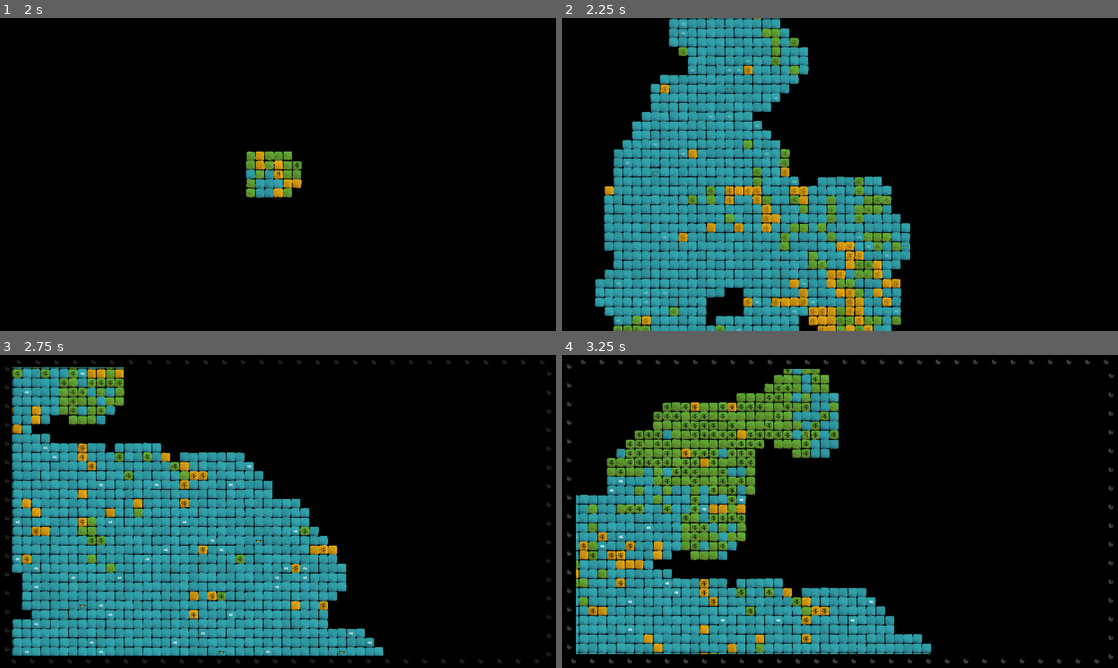
Above: before the commit, frames 1-4 (two rows, left to right).
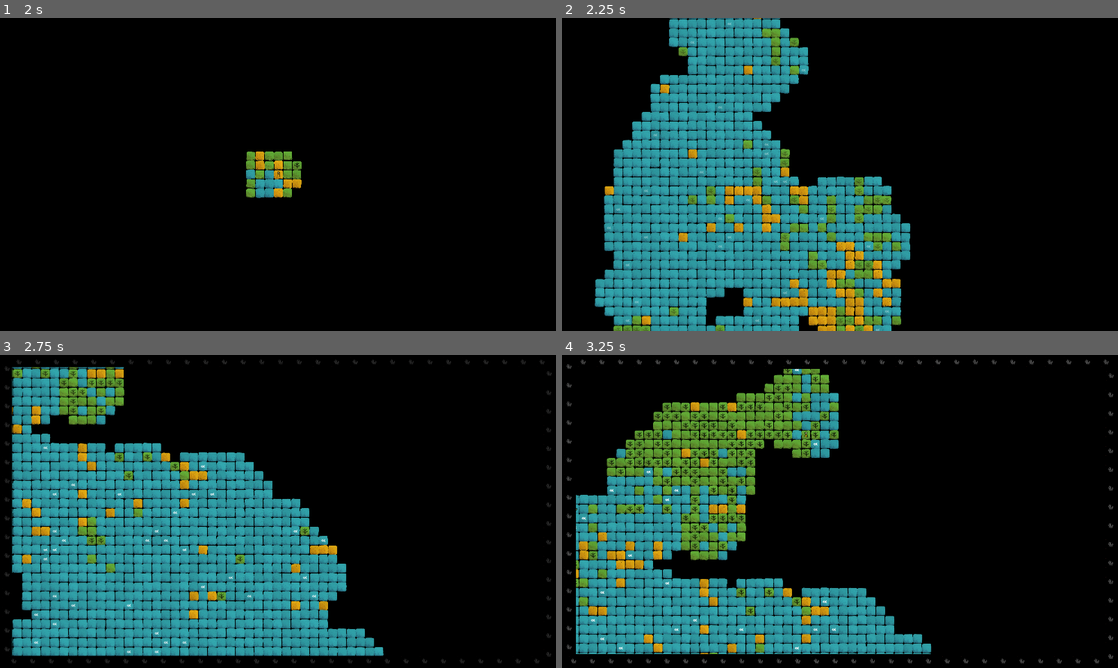
Above: after the commit, the same moments.

Repository: arrayewhy/Worlds
Game: Godot game, scene res://Scenes/Main.tscn
The game is run twice, just before and just after one commit, with the same random seed, the same clock (stepped at 60 frames per second) and the same inputs.
Inputs (mouse positions are in pixels of both pictures, inside the frame that each line leads up to):
- Up to frame 1 (2 s): tap Enter (Enter) at 0.5, 0.6 s; move the mouse to (400, 158) at 0.52 s; hold D (Right) 0.53-1.25 s; click (400, 158) at 0.67 s; drag from (166, 190) to (250, 237) at 1.27 s
- Up to frame 2 (2.25 s): move the mouse to (895, 105) at 2.02 s; hold D (Right) from 2.03 s (still down); hold 1 (One) from 2.03 s (still down)
- Up to frame 3 (2.75 s): keep holding D (Right); keep holding 1 (One); tap Enter (Enter) at 2.3 s
- Up to frame 4 (3.25 s): release D (Right) at 2.75 s; release 1 (One) at 2.75 s; drag from (812, 574) to (673, 464) at 2.77 s

Frame 1 is identical in both runs. In frame 2, 0.5% of the frame differs, in the area x 8-63%, y 1-100%; in frame 3, 0.5%, in the area x 2-67%, y 5-96%; in frame 4, 0.3%.

Commit message:
Rework [Probability Check] + Add [SFX: Dog Spawning]
Probability Check:

var result:int;

	# If chance is a Negative value, randomly pick between 0 and maxChance plus the the absolute of chance,
	# and see if the number is 0;
	# Example: Aim for 0 in [0, 10000 + abs(-500)]

	if chance < 0:
		result = randi_range(0, maxChance + abs(chance));
		return result == 0;

	# If chance is a positive value, randomly pick between 0 and maxChance,
	# and see if the number is between 0 and chance.

	result = randi_range(0, maxChance);
	return result < chance;

Diff:
--- /dev/null
+++ b/worlds/Prefabs/Audio-Master.tscn
@@ -0,0 +1,23 @@
+[gd_scene load_steps=3 format=3 uid="uid://c3iyxquql1s7n"]
+
+[ext_resource type="Script" path="res://Scripts/Autoloads/Audio-Master.gd" id="1_ha7p5"]
+
+[sub_resource type="GDScript" id="GDScript_3ekme"]
+script/source = "extends AudioStreamPlayer2D
+
+@onready var dogBark:AudioStreamWAV = preload(\"res://Audio/SFX/Dog-Bark_700748__robinhood76__11780-labrador-dog-barks.wav\");
+
+func PlayAudio_DogBark(pos:Vector2) -> void:
+	self.position = pos;
+	PlayAudio(dogBark);
+
+func PlayAudio(sound) -> void:
+	stream = sound;
+	play();
+"
+
+[node name="Audio-Master" type="Node"]
+script = ExtResource("1_ha7p5")
+
+[node name="SFX" type="AudioStreamPlayer2D" parent="."]
+script = SubResource("GDScript_3ekme")
--- a/worlds/Prefabs/Dice.tscn
+++ b/worlds/Prefabs/Dice.tscn
@@ -37,7 +37,7 @@
 	World.RollDice.connect(Roll);
 	area.input_event.connect(On_Click);
 
-func On_Click(viewPort:Viewport, e:InputEvent, shapeIndex:int) -> void:
+func On_Click(_viewPort:Viewport, e:InputEvent, _shapeIndex:int) -> void:
 	if e.is_pressed():
 		Roll();
 
--- /dev/null
+++ b/worlds/Scripts/Autoloads/Audio-Master.gd
@@ -0,0 +1,6 @@
+extends Node;
+
+@onready var sfx:Node = $SFX;
+
+func PlaySFX_DogBark(pos:Vector2) -> void:
+	sfx.PlayAudio_DogBark(pos);
--- a/worlds/Scripts/Autoloads/World.gd
+++ b/worlds/Scripts/Autoloads/World.gd
@@ -10,10 +10,10 @@
 const maxChance:int = 10000;
 const improbChance:int = 100000;
 var chances:Dictionary; # InteractionMaster.Type : int
-const initChance_Dog:int = 0;
+const initChance_Dog:int = -500;
 const initChance_Forest:int = 10000;
 const initChance_Fish:int = 1000;
-const initChance_Boat:int = 0;
+const initChance_Boat:int = -1000;
 
 # Signals
 signal SpawnBiomesAroundPlayer(currGPos, prevGPos);
@@ -142,8 +142,22 @@
 	return randi_range(0, improbChance) == 0;
 
 func Pass_ProbabilityCheck(chance:int) -> bool:
-	var result = randi_range(0, maxChance - 1);
-	return result > maxChance - chance;
+
+	var result:int;
+
+	# If chance is a Negative value, randomly pick between 0 and maxChance plus the the absolute of chance,
+	# and see if the number is 0;
+	# Example: Aim for 0 in [0, 10000 + abs(-500)]
+
+	if chance < 0:
+		result = randi_range(0, maxChance + abs(chance));
+		return result == 0;
+
+	# If chance is a positive value, randomly pick between 0 and maxChance,
+	# and see if the number is between 0 and chance.
+
+	result = randi_range(0, maxChance);
+	return result < chance;
 
 # Functions: Player ----------------------------------------------------------------------------------------------------
 
--- a/worlds/Scripts/Interactions/Interaction.gd
+++ b/worlds/Scripts/Interactions/Interaction.gd
@@ -1,4 +1,4 @@
-extends Node;
+extends Node2D;
 
 # Components
 var fader:Node;
@@ -33,7 +33,7 @@
 	Try_Spawn(biomeType, InteractionMaster.LandInteractions().pick_random());
 
 func Try_Spawn(biomeType:Biome_Master.Type, interType:InteractionMaster.Type) -> void:
-	#InGameDebugger.Say("Trying to Spawn Interaction");
+
 	if !Should_Spawn(interType):
 
 		if InteractionMaster.InteractionsWith_IncreasingChance().has(interType):
@@ -48,24 +48,22 @@
 	match interType:
 
 		InteractionMaster.Type.Dog:
-
 			if biomeType != Biome_Master.Type.Water or World.Win_ImprobableRoll():
+				Spawn(interType, true);
+				AudioMaster.PlaySFX_DogBark(global_position);
 				return;
 
 		InteractionMaster.Type.Forest:
-
-			if biomeType != Biome_Master.Type.Water:
+			if biomeType == Biome_Master.Type.Grass:
 				Spawn(interType);
 				return;
 
 		InteractionMaster.Type.Fish:
-
 			if biomeType == Biome_Master.Type.Water or World.Win_ImprobableRoll():
 				Spawn(interType);
 				return;
 
 		InteractionMaster.Type.Boat:
-
 			if biomeType == Biome_Master.Type.Water or World.Win_ImprobableRoll():
 				Spawn(interType, true);
 				return;
@@ -78,19 +76,8 @@
 
 func Spawn(interType:InteractionMaster.Type, resetChance:bool = false) -> void:
 	Enable_Interaction(interType);
-
-	match(interType):
-		InteractionMaster.Type.Fish:
-			pass;
-		InteractionMaster.Type.Forest:
-			pass;
-		InteractionMaster.Type.Dog:
-			InGameDebugger.Say(str("Spawned: ", InteractionMaster.Type.keys()[interType]));
-			InGameDebugger.Say(str(InteractionMaster.Type.keys()[interType], " Chance: ", World.Get_Chance(interType)));
-		InteractionMaster.Type.Boat:
-			InGameDebugger.Say(str("Spawned: ", InteractionMaster.Type.keys()[interType]));
-			InGameDebugger.Say(str(InteractionMaster.Type.keys()[interType], " Chance: ", World.Get_Chance(interType)));
-
+	#InGameDebugger.Say(str("Spawned: ", InteractionMaster.Type.keys()[interType]));
+	#InGameDebugger.Say(str(InteractionMaster.Type.keys()[interType], " Chance: ", World.Get_Chance(interType)));
 	if resetChance:
 		World.Reset_Chance(interType);
 
--- a/worlds/Scripts/Player.gd
+++ b/worlds/Scripts/Player.gd
@@ -13,9 +13,9 @@
 	currGridPos = initGridPos;
 	World.SpawnBiomes_Around(currGridPos);
 
-#func _process(delta: float) -> void:
+#func _process(_delta: float) -> void:
 	#if Input.is_action_just_pressed("Enter"):
-		#InGameDebugger.Say(str("Player Process: ", GridPos_Utils.GridPositions_Around(currGridPos, 1, true).size()));
+		#AudioMaster.PlaySFX_DogBark(position);
 
 func _unhandled_key_input(event: InputEvent) -> void:
 
--- a/worlds/project.godot
+++ b/worlds/project.godot
@@ -20,6 +20,7 @@
 World="*res://Scripts/Autoloads/World.gd"
 InGameDebugger="*res://Scripts/Debug/InGameDebugger.gd"
 InteractionMaster="*res://Scripts/Autoloads/Interaction-Master.gd"
+AudioMaster="*res://Prefabs/Audio-Master.tscn"
 
 [display]
 
Not shown, added: worlds/Audio/SFX/Dog-Bark_700748__robinhood76__11780-labrador-dog-barks.wav.import
Not shown, added: worlds/Audio/SFX/Dog-Bark_700748__robinhood76__11780-labrador-dog-barks.wav
